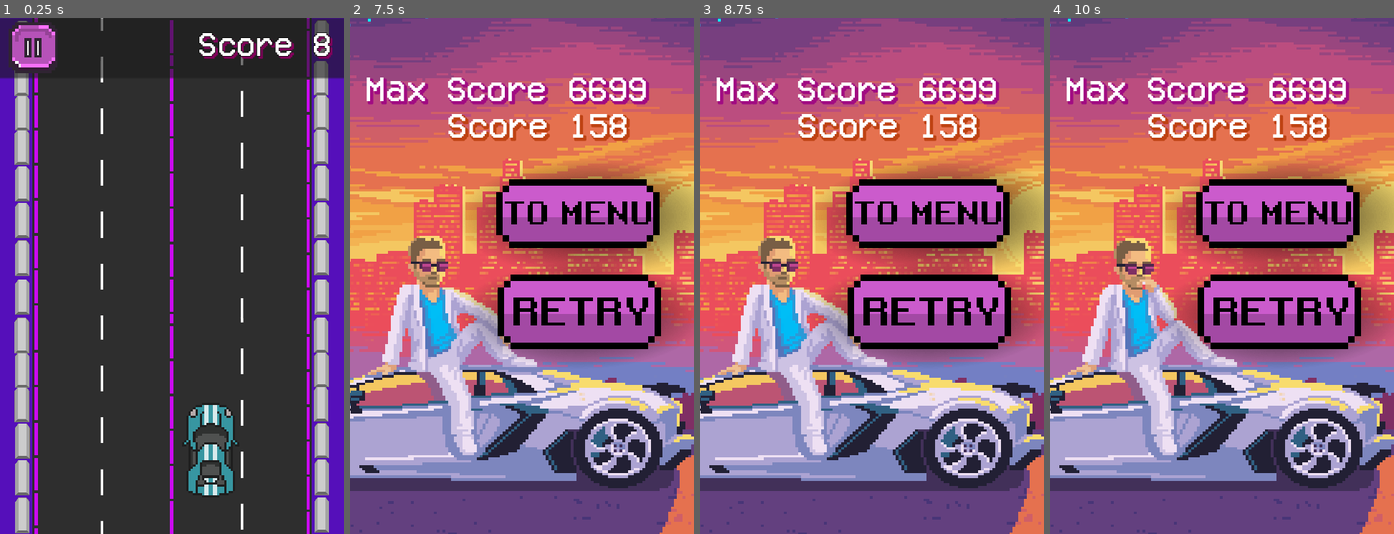
Above: before the commit, frames 1-4 (left to right).
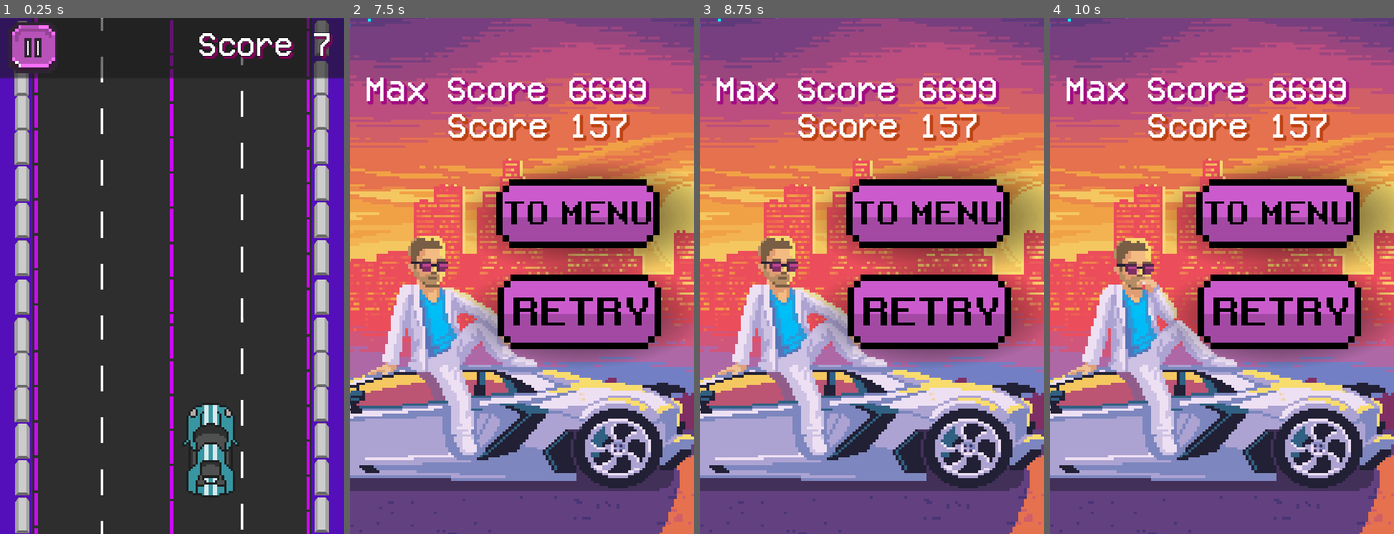
Above: after the commit, the same moments.

Repository: Maxsonin/Race-Game-for-Hackathon
Game: Godot game, scene res://scene/main/main.tscn
Two runs of this game, one before a commit and one after it. Both use one fixed random seed, a clock stepped at 60 frames per second and the inputs below. This scene is started directly instead of the project's main scene.
Inputs:
- Up to frame 1 (0.25 s): no input
- Up to frame 2 (7.5 s): hold D (MoveRight) 0.53-1.28 s; hold A (MoveLeft) 1.28-2.03 s; hold D (MoveRight) 2.03-3.53 s; hold A (MoveLeft) 3.53-5.78 s; hold D (MoveRight) from 5.78 s (still down)
- Up to frame 3 (8.75 s): tap Enter at 8 s; release D (MoveRight) at 8.03 s; hold A (MoveLeft) from 8.03 s (still down)
- Up to frame 4 (10 s): tap Space at 8.75 s; tap Enter at 9.5 s; release A (MoveLeft) at 9.53 s; hold D (MoveRight) from 9.53 s (still down)

The runs differ from the first frame. In frame 1, 0.2% of the frame differs, in the area x 91-97%, y 2-8%; in frame 2, 0.2%; in frame 3, 0.2%; in frame 4, 0.2%.

Commit message:
day and night animation

Diff:
--- a/scene/main/main.gd
+++ b/scene/main/main.gd
@@ -15,15 +15,16 @@
 var move_speed: float = (VALUE_NEEDED_TO_CHANGE_ROAD / TIME_NEEDED_TO_CHANGE_ROAD)
 var targetPositions := [32, 64, 96, 128]
 var pos = 1
-
 func _ready():
 	pass
 
 func _process(delta):
-	if (int(Global.point)%1000==0):
-		Global.point+=1
+	if (int(Global.point)%1400>400 and int(Global.point)%1400<600):
+		night.modulate=Color(0,0,0,(float((int(Global.point)%200))/200))
 		print("night")
-		night.visible=!night.visible
+	if (int(Global.point)%1400>1200 and int(Global.point)%1400<1400):
+		night.modulate=Color(0,0,0,1-(float((int(Global.point)%200))/200))
+		print("day")
 	if Input.is_action_just_pressed("Pause"):
 		pauseManu()
 
--- a/scene/main/main.tscn
+++ b/scene/main/main.tscn
@@ -172,6 +172,7 @@
 visible = false
 
 [node name="night" type="Panel" parent="."]
+modulate = Color(1, 1, 1, 0)
 z_index = 5
 offset_left = -2.0
 offset_right = 161.0
